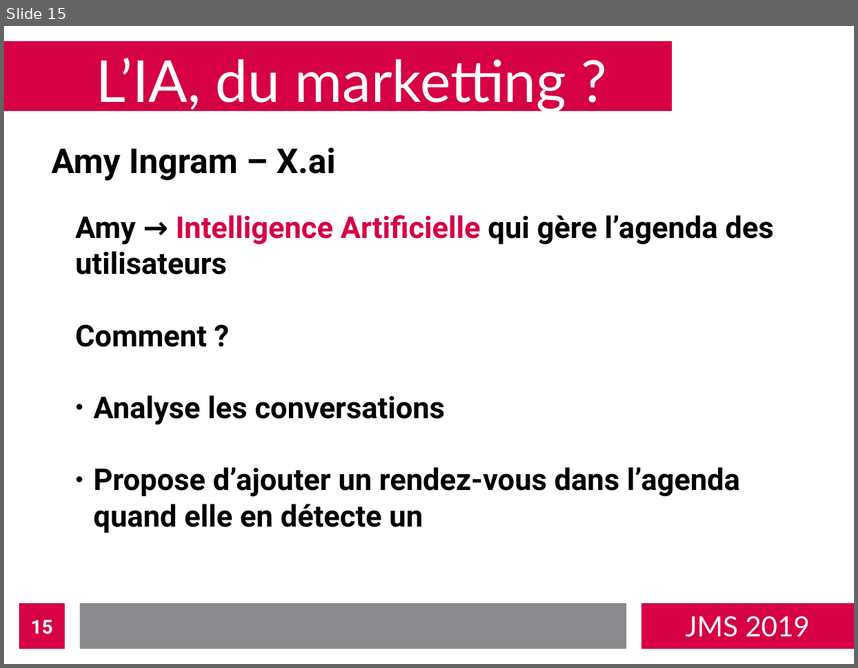
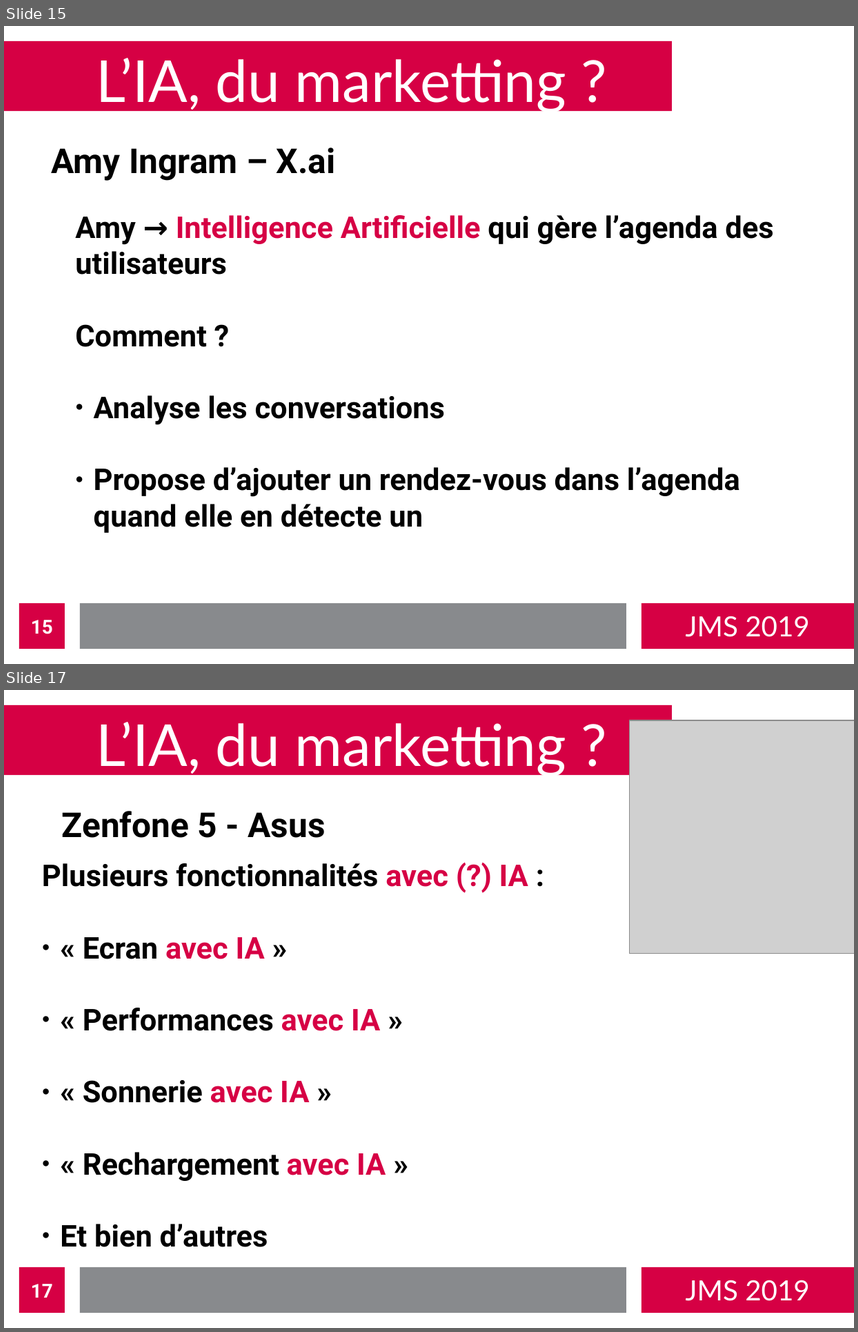
Before and after one commit to bastienvanderplaetse/JMS-2019, a slide deck: presentation.odp. Shown one above the other, each under a label of ours: slide 15 before the commit, slides 15 and 17 after it; the slides between them are not shown. The pictures are 858x668 and 858x1332 pixels, drawn with LibreOffice and Linux fonts; fonts in the diff are those of the drawing; grey boxes stand for pictures. Boxes give left, top, right and bottom in pixels: in the first picture for what was removed or moved away, otherwise in the second. Text is boxed around its words. In the diff, an @@ line names an element or a change of style, - is before the commit and + after.

```diff
--- a/presentation.odp
+++ b/presentation.odp
@@ slide 17 added at bbox=[4, 690, 854, 1328], background #FFFFFF; not listed: 4 template elements that a slide beside it also shows @@
@@ title added at bbox=[96, 722, 567, 777], 54 pt, text #FFFFFF @@
+L’IA, du marketting ?
@@ picture added at bbox=[630, 720, 854, 953] @@
@@ text added at bbox=[62, 811, 325, 838], 32 pt, text #000000, bold @@
+Zenfone 5 - Asus
@@ text added at bbox=[42, 863, 528, 1247], 28 pt, text #000000, bold @@
+Plusieurs fonctionnalités avec (?) IA :
+● « Ecran avec IA »
+● « Performances avec IA »
+● « Sonnerie avec IA »
+● « Rechargement avec IA »
+● Et bien d’autres
@@ page number added at bbox=[19, 1267, 65, 1312], fill #D60044, 18 pt, text #FFFFFF, bold @@
+17
```
Also in this commit, not shown: 2 slides changed, 6 slides removed, 4 other files.
